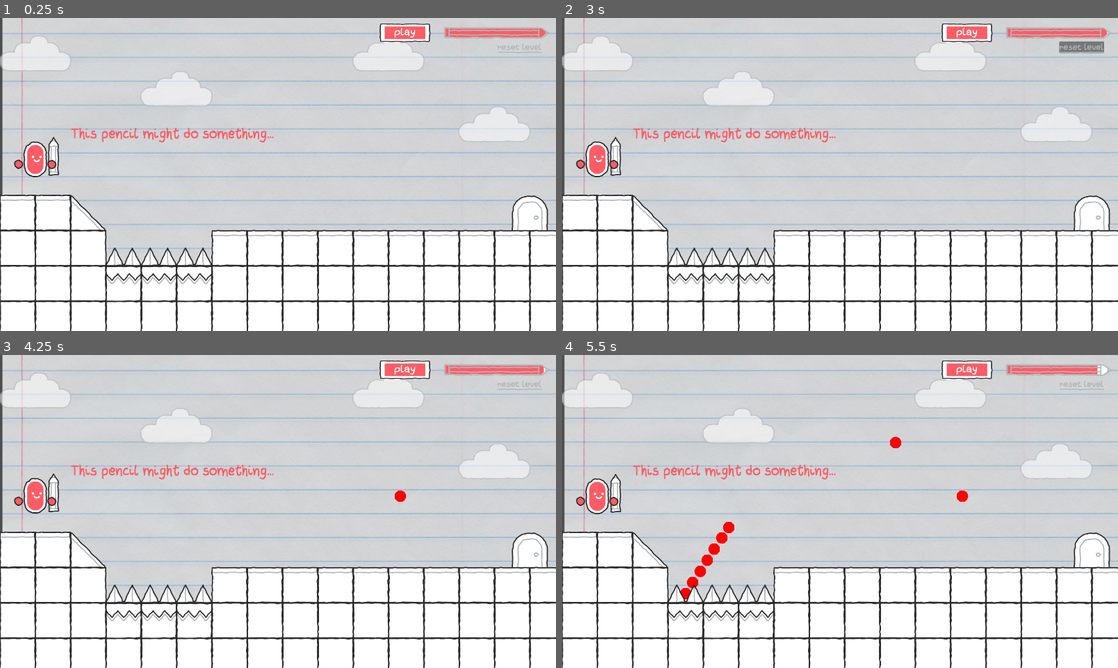
Above: before the commit, frames 1-4 (two rows, left to right).
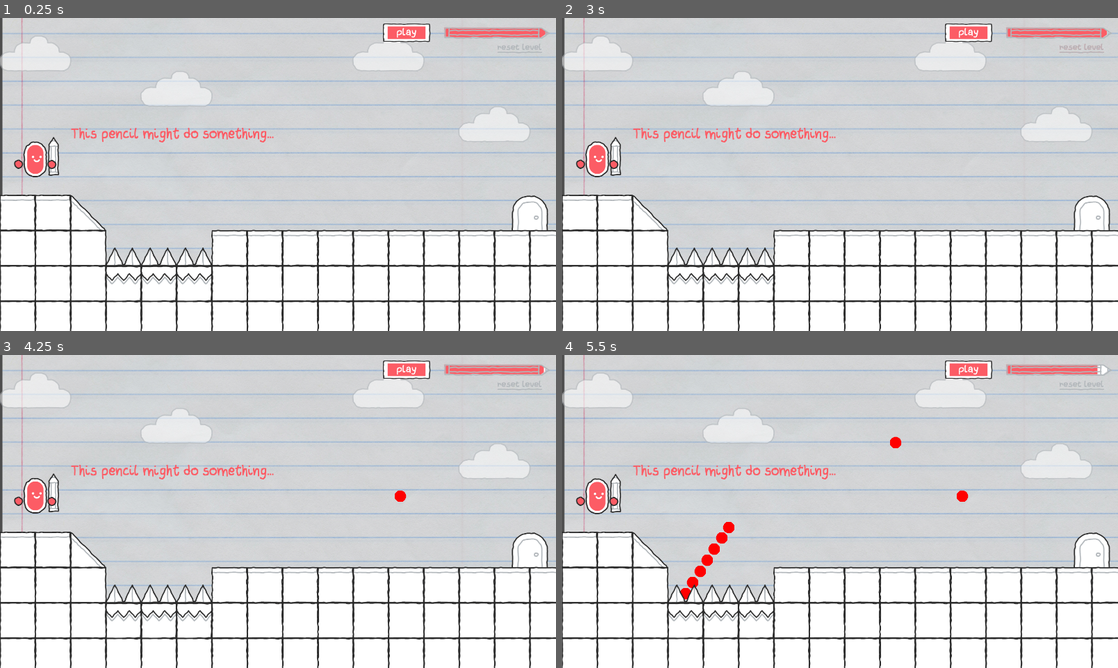
Above: after the commit, the same moments.

Repository: fabriciovo/unisinos-gamejam-19102024
Game: Godot game, scene res://Assets/Scenes/Worlds/world_1.tscn
The game is run twice, just before and just after one commit, with the same random seed, the same clock (stepped at 60 frames per second) and the same inputs.
Inputs (mouse positions are in pixels of both pictures, inside the frame that each line leads up to):
- Up to frame 1 (0.25 s): no input
- Up to frame 2 (3 s): click (967, 33) at 0.52 s; click (967, 33) at 1.25 s; click (967, 33) at 2 s; click (1079, 46) at 2.77 s
- Up to frame 3 (4.25 s): tap Enter (ui_accept) at 3.5, 3.77 s; move the mouse to (400, 495) at 3.52 s; click (400, 495) at 3.67 s
- Up to frame 4 (5.5 s): drag from (728, 527) to (684, 592) at 4.27 s; move the mouse to (895, 442) at 5.02 s; click (895, 442) at 5.17 s

The runs differ from the first frame. In frame 1, 0.2% of the frame differs, in the area x 68-78%, y 1-8%; in frame 2, 0.4%, in the area x 68-98%, y 1-12%; in frame 3, 0.2%; in frame 4, 0.2%.

Commit message:
buttons2

Diff:
--- a/Assets/Scenes/ui.tscn
+++ b/Assets/Scenes/ui.tscn
@@ -1,19 +1,27 @@
-[gd_scene load_steps=10 format=3 uid="uid://bjyiqo0dqgdgu"]
+[gd_scene load_steps=14 format=3 uid="uid://bjyiqo0dqgdgu"]
 
 [ext_resource type="Script" path="res://Assets/Scripts/ui.gd" id="1_gemk2"]
-[ext_resource type="Texture2D" uid="uid://dcqu4dq1sr740" path="res://Assets/Sprites/Ui/Playbutton Hover.png" id="2_2nqfd"]
 [ext_resource type="Texture2D" uid="uid://w4qgrm81lby4" path="res://Assets/Sprites/Ui/PlayButton.png" id="2_3sc7d"]
+[ext_resource type="Texture2D" uid="uid://ctovyo2u3ldnh" path="res://Assets/Sprites/Weapons/playbutton-hover.png" id="2_g5b4n"]
 [ext_resource type="Texture2D" uid="uid://flue6aemwpej" path="res://Assets/Sprites/Weapons/Reset Level Button.png" id="3_1d0ay"]
-[ext_resource type="Texture2D" uid="uid://b7mywq3h0jrf4" path="res://Assets/Sprites/Ui/Playbutton Click.png" id="3_wacsp"]
+[ext_resource type="Texture2D" uid="uid://dnw4d0vbps6f6" path="res://Assets/Sprites/Weapons/playbutton-click.png" id="3_h70j1"]
+[ext_resource type="Texture2D" uid="uid://cmfy1v1b1a8cf" path="res://Assets/Sprites/Weapons/resetlevel-button-hover.png" id="5_d5kcc"]
+[ext_resource type="Texture2D" uid="uid://co0u3kgobrefw" path="res://Assets/Sprites/Weapons/resetlevel-button-click.png" id="6_2er44"]
 
-[sub_resource type="StyleBoxTexture" id="StyleBoxTexture_jxo1k"]
-texture = ExtResource("2_2nqfd")
+[sub_resource type="StyleBoxTexture" id="StyleBoxTexture_oecml"]
+texture = ExtResource("2_g5b4n")
 
 [sub_resource type="StyleBoxTexture" id="StyleBoxTexture_plmlt"]
-texture = ExtResource("3_wacsp")
+texture = ExtResource("3_h70j1")
 
 [sub_resource type="StyleBoxTexture" id="StyleBoxTexture_bncm8"]
 texture = ExtResource("2_3sc7d")
+
+[sub_resource type="StyleBoxTexture" id="StyleBoxTexture_fo4hc"]
+texture = ExtResource("5_d5kcc")
+
+[sub_resource type="StyleBoxTexture" id="StyleBoxTexture_b1d1s"]
+texture = ExtResource("6_2er44")
 
 [sub_resource type="StyleBoxTexture" id="StyleBoxTexture_ex5bn"]
 texture = ExtResource("3_1d0ay")
@@ -32,11 +40,11 @@
 metadata/_edit_lock_ = true
 
 [node name="Play" type="Button" parent="."]
-offset_left = 1311.0
+offset_left = 1322.0
 offset_top = 19.0
 offset_right = 1487.0
 offset_bottom = 83.0
-theme_override_styles/hover = SubResource("StyleBoxTexture_jxo1k")
+theme_override_styles/hover = SubResource("StyleBoxTexture_oecml")
 theme_override_styles/pressed = SubResource("StyleBoxTexture_plmlt")
 theme_override_styles/normal = SubResource("StyleBoxTexture_bncm8")
 
@@ -45,6 +53,8 @@
 offset_top = 81.0
 offset_right = 1872.0
 offset_bottom = 121.0
+theme_override_styles/hover = SubResource("StyleBoxTexture_fo4hc")
+theme_override_styles/pressed = SubResource("StyleBoxTexture_b1d1s")
 theme_override_styles/normal = SubResource("StyleBoxTexture_ex5bn")
 
 [connection signal="pressed" from="Play" to="." method="_on_play_pressed"]
Binary file added: Assets/Sprites/Weapons/playbutton-click.png
Not shown, added: Assets/Sprites/Weapons/playbutton-click.png.import
Binary file added: Assets/Sprites/Weapons/playbutton-hover.png
Not shown, added: Assets/Sprites/Weapons/playbutton-hover.png.import
Binary file added: Assets/Sprites/Weapons/resetlevel-button-click.png
Not shown, added: Assets/Sprites/Weapons/resetlevel-button-click.png.import
Binary file added: Assets/Sprites/Weapons/resetlevel-button-hover.png
Not shown, added: Assets/Sprites/Weapons/resetlevel-button-hover.png.import
Binary file added: Assets/Sprites/tryagain-click.png
Not shown, added: Assets/Sprites/tryagain-click.png.import
Binary file added: playbutton-click.png
Not shown, added: playbutton-click.png.import
